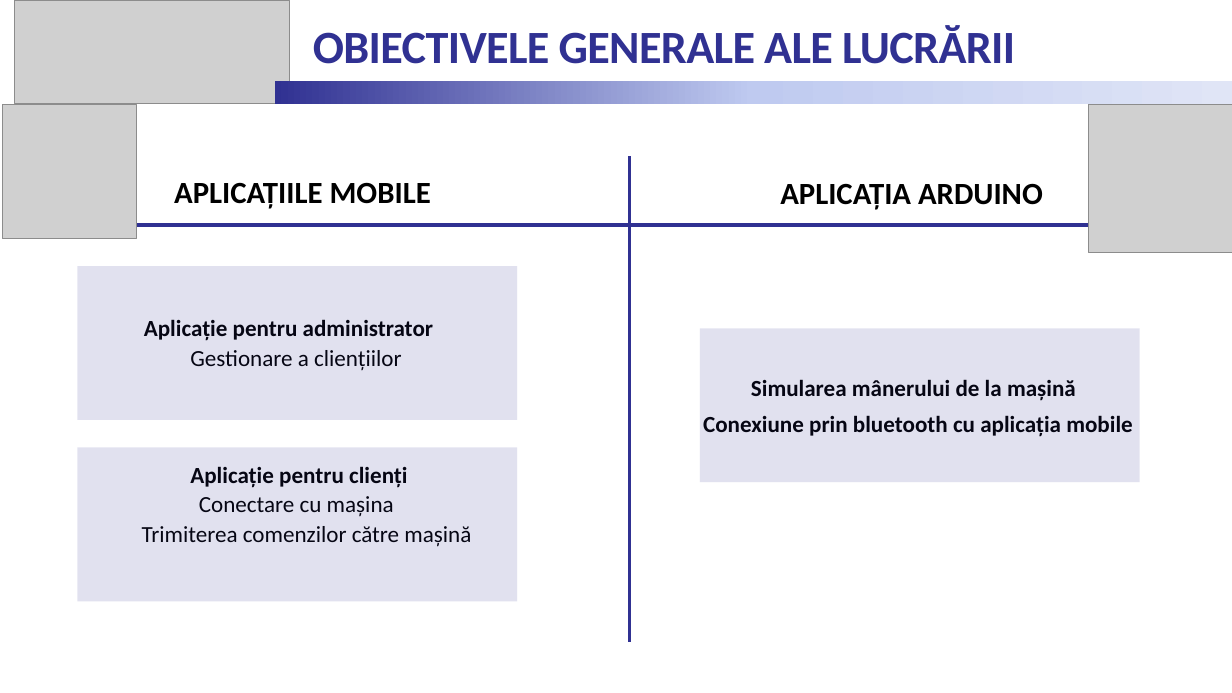
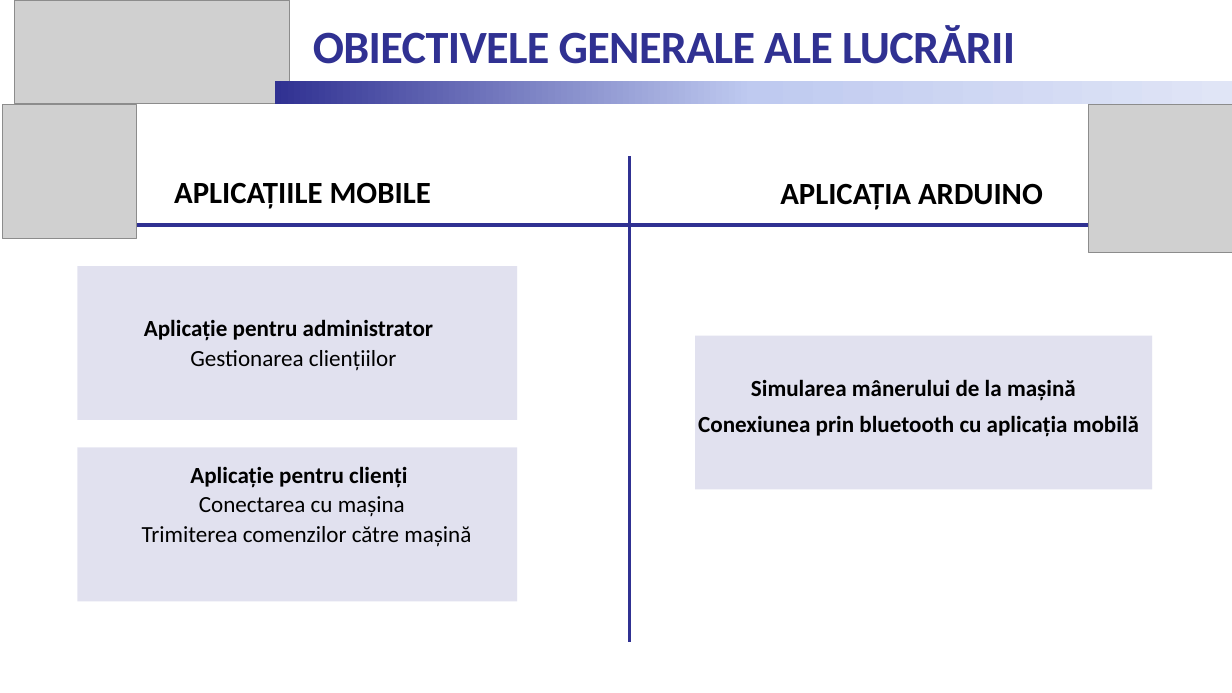
Before and after one commit to senciuckristine/DigitalKey, a slide deck: slide 3 of Documentation/Prezentare_Senciuc_Kristine.pptx. Drawn at 1232x693 pixels with LibreOffice and Linux fonts; fonts in the diff are those of the drawing; grey boxes stand for pictures. Boxes give left, top, right and bottom in pixels: in the first picture for what was removed or moved away, otherwise in the second. Text is boxed around its words. In the diff, an @@ line names an element or a change of style, - is before the commit and + after.

```diff
--- a/Documentation/Prezentare_Senciuc_Kristine.pptx
+++ b/Documentation/Prezentare_Senciuc_Kristine.pptx
@@ text at box(190, 350, 397, 371): spaces changed @@
-Gestionare a cliențiilor
+Gestionarea cliențiilor
@@ rectangle: place and size @@
-rectangle at box(701, 328, 1141, 482)
+rectangle at box(695, 335, 1153, 490)
@@ text at box(698, 415, 1139, 437): text changed @@
-Conexiune prin bluetooth cu aplicația mobile
+Conexiunea prin bluetooth cu aplicația mobilă
@@ text at box(199, 496, 405, 516): text changed @@
-Conectare cu mașina
+Conectarea cu mașina
```
Also in this commit, not shown: 8 other slides changed, 1 slide added, 2 slides removed.
